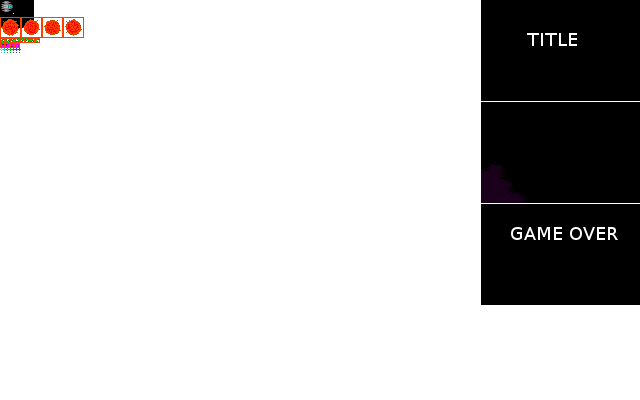
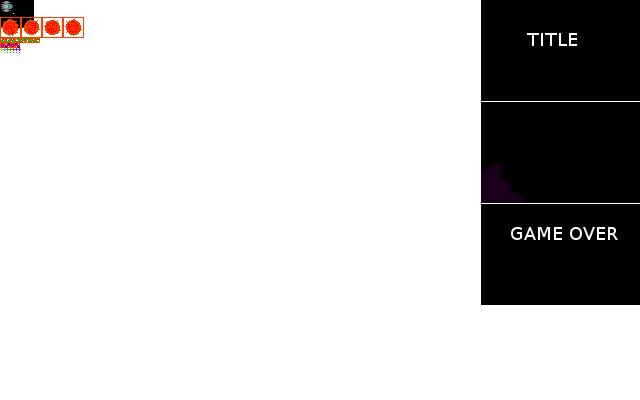
Layer changes from the first w=640, h=400 image to the second:
painted on "Stuff" over [1, 43, 20, 48]
